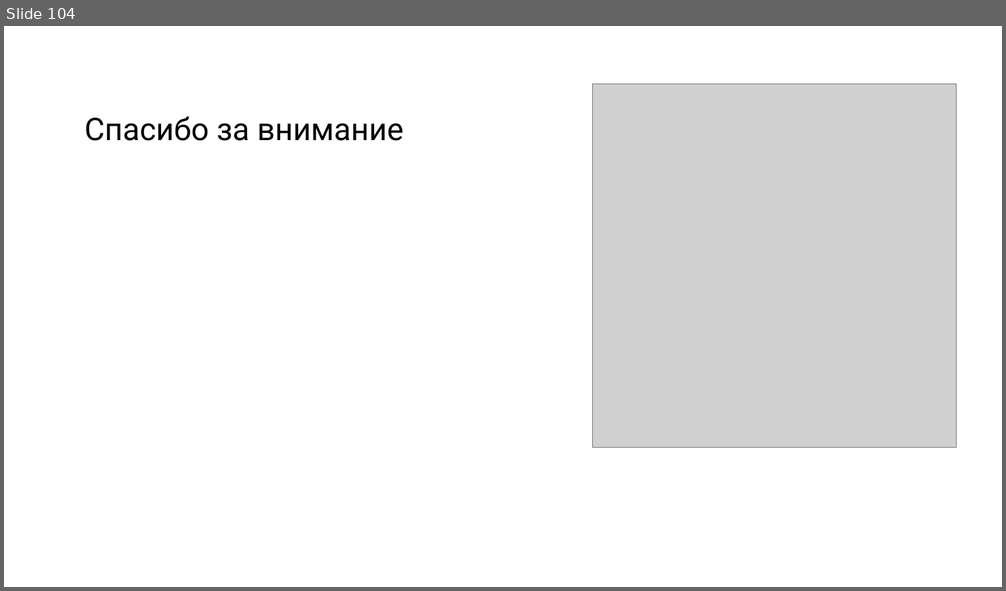
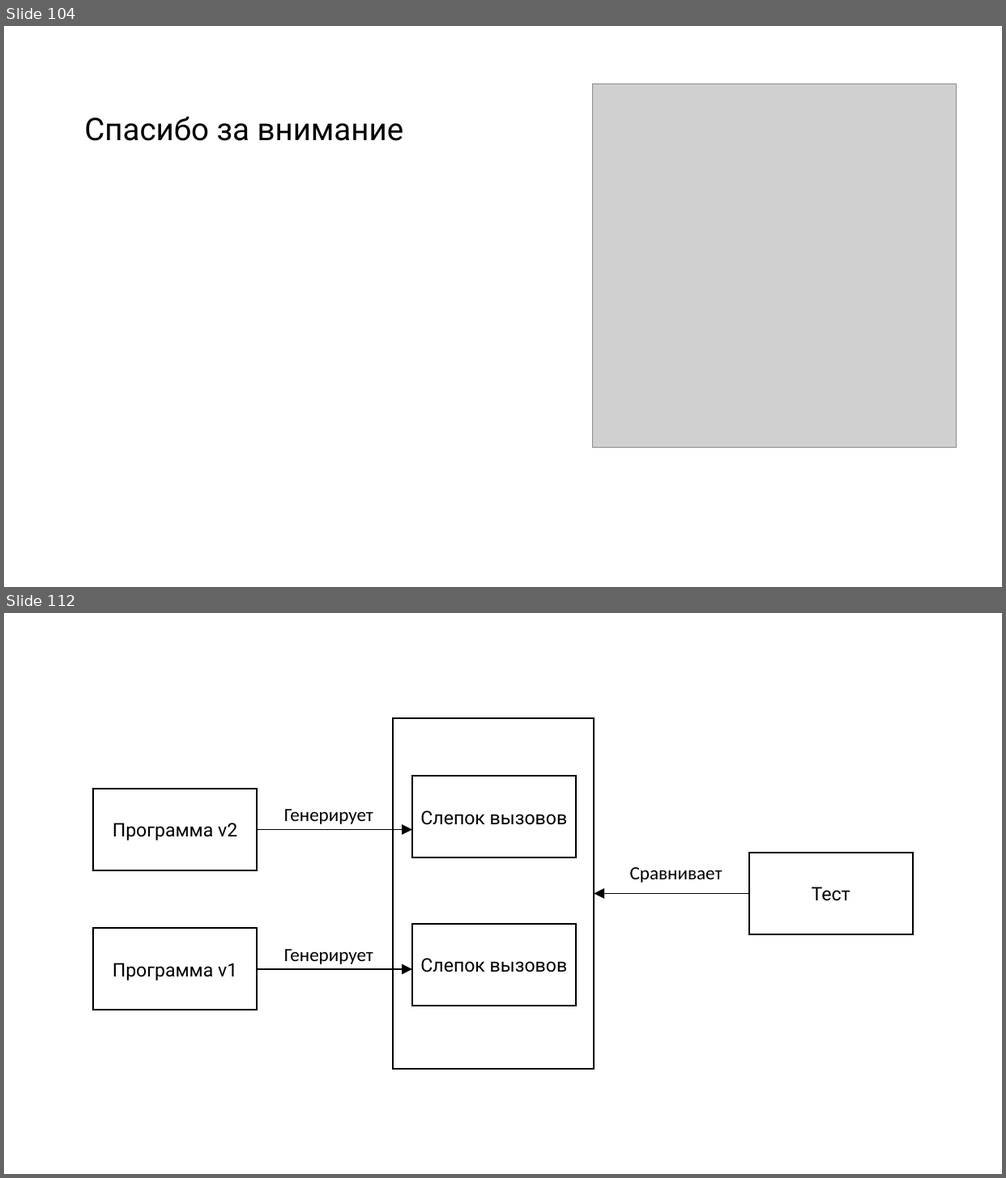
Before and after one commit to rkhaimov/brain-gym, a slide deck: Презентация.pptx. Shown one above the other, each under a label of ours: slide 104 before the commit, slides 104 and 112 after it; the slides between them are not shown. The pictures are 1006x591 and 1006x1178 pixels, drawn with LibreOffice and Linux fonts; fonts in the diff are those of the drawing; grey boxes stand for pictures; background and template pictures are left out. Boxes give left, top, right and bottom in pixels: in the first picture for what was removed or moved away, otherwise in the second. Text is boxed around its words. In the diff, an @@ line names an element or a change of style, - is before the commit and + after.

```diff
--- a/Презентация.pptx
+++ b/Презентация.pptx
@@ slide 112 added at bbox=[4, 613, 1002, 1174], background #FFFFFF @@
@@ group added at bbox=[93, 718, 913, 1070]: 6 rectangles, 3 elbow arrows, 3 texts @@
+Тест
+Слепок вызовов
+Слепок вызовов
+Сравнивает
+Программа v1
+Генерирует
+Программа v2
+Генерирует
```
Also in this commit, not shown: 5 slides changed, 7 other slides added, 11 other files.
